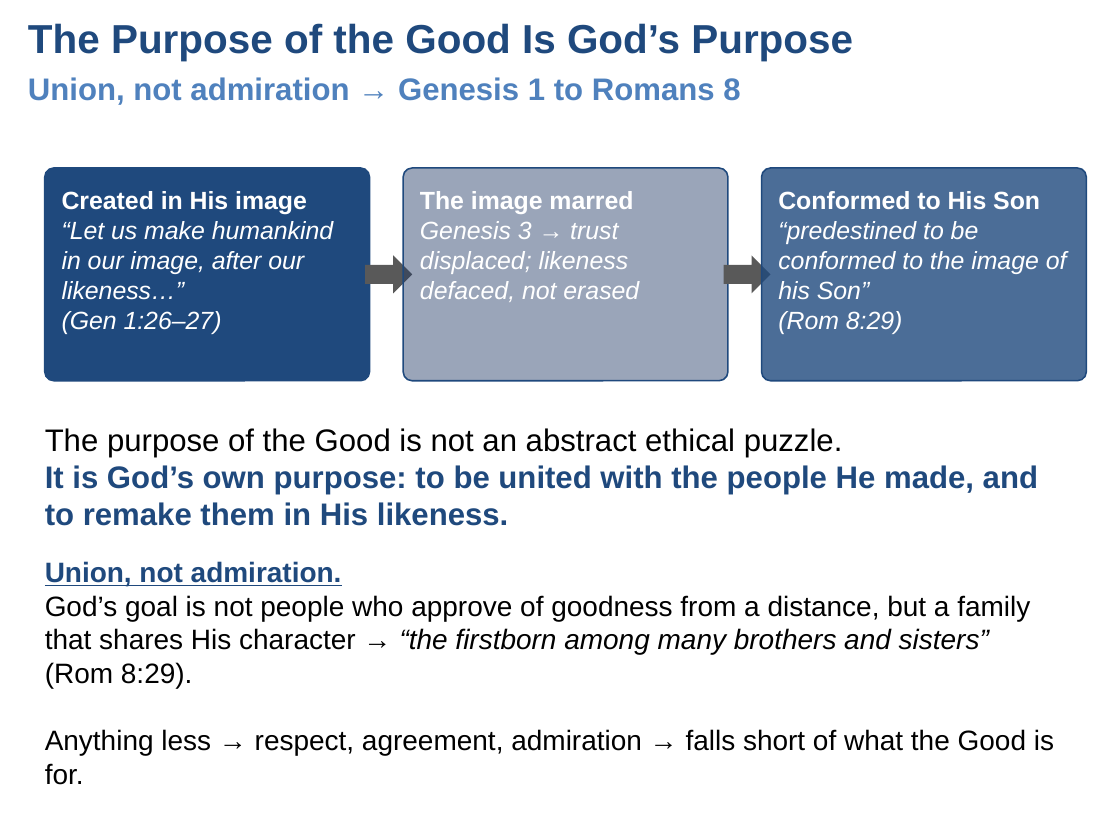
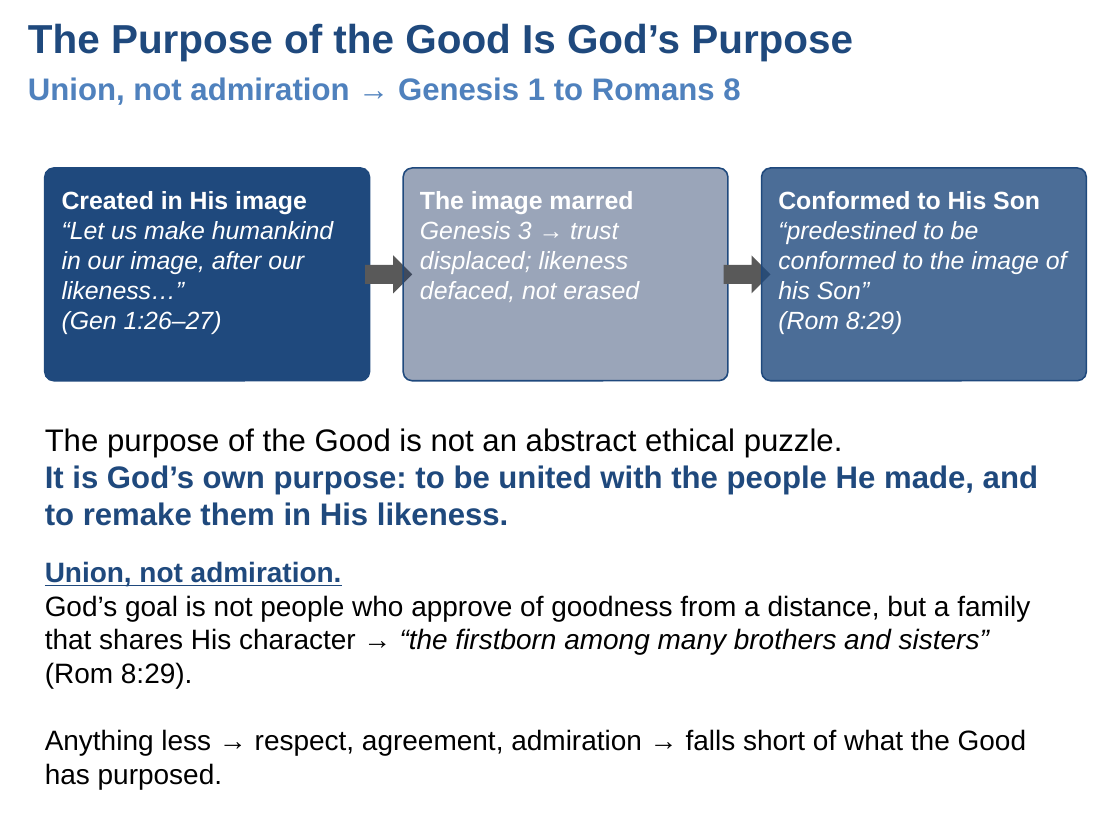
Before and after one commit to UsefulEngines/EvangelismPublic, a slide deck: slide 3 of 2026-Q4/02-PurposeOfTheGood/Week02-PurposeOfTheGood.pptx. Drawn at 1120x840 pixels with LibreOffice and Linux fonts; fonts in the diff are those of the drawing. Boxes give left, top, right and bottom in pixels: in the first picture for what was removed or moved away, otherwise in the second. Text is boxed around its words. In the diff, an @@ line names an element or a change of style, - is before the commit and + after.

```diff
--- a/2026-Q4/02-PurposeOfTheGood/Week02-PurposeOfTheGood.pptx
+++ b/2026-Q4/02-PurposeOfTheGood/Week02-PurposeOfTheGood.pptx
@@ text at box(45, 729, 1026, 789): text changed @@
-Anything less → respect, agreement, admiration → falls short of what the Good is for.
+Anything less → respect, agreement, admiration → falls short of what the Good has purposed.
```
Also in this commit, not shown: 3 other slides changed, 4 other files.
